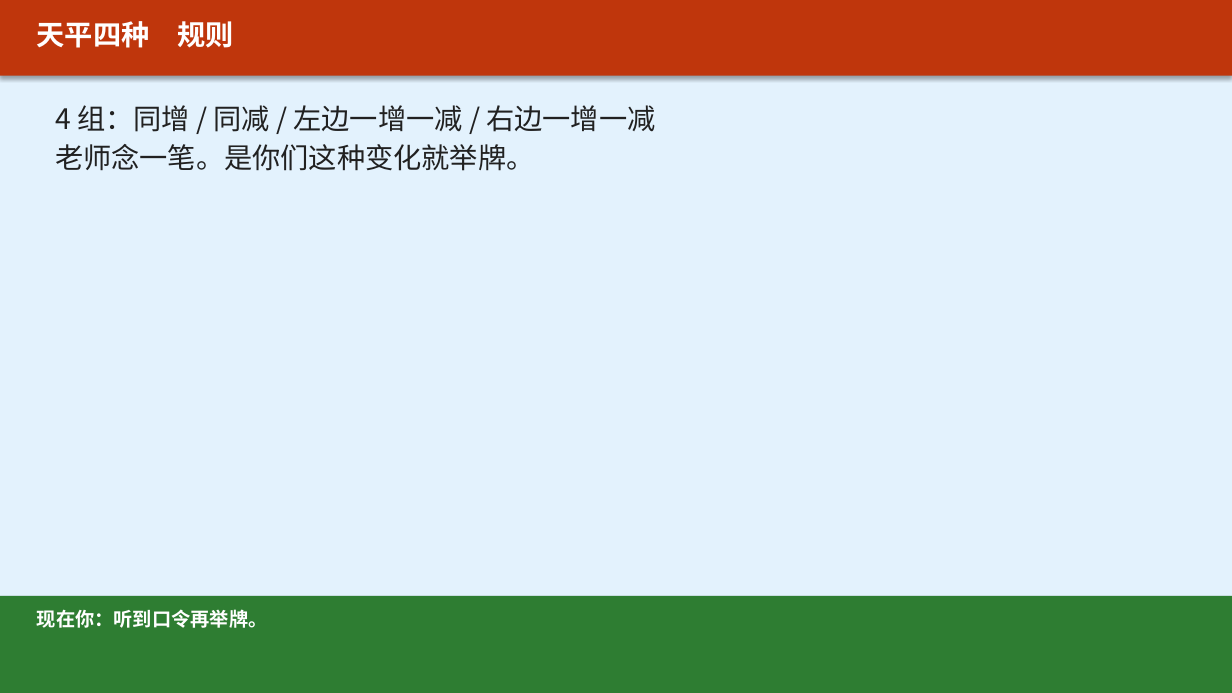
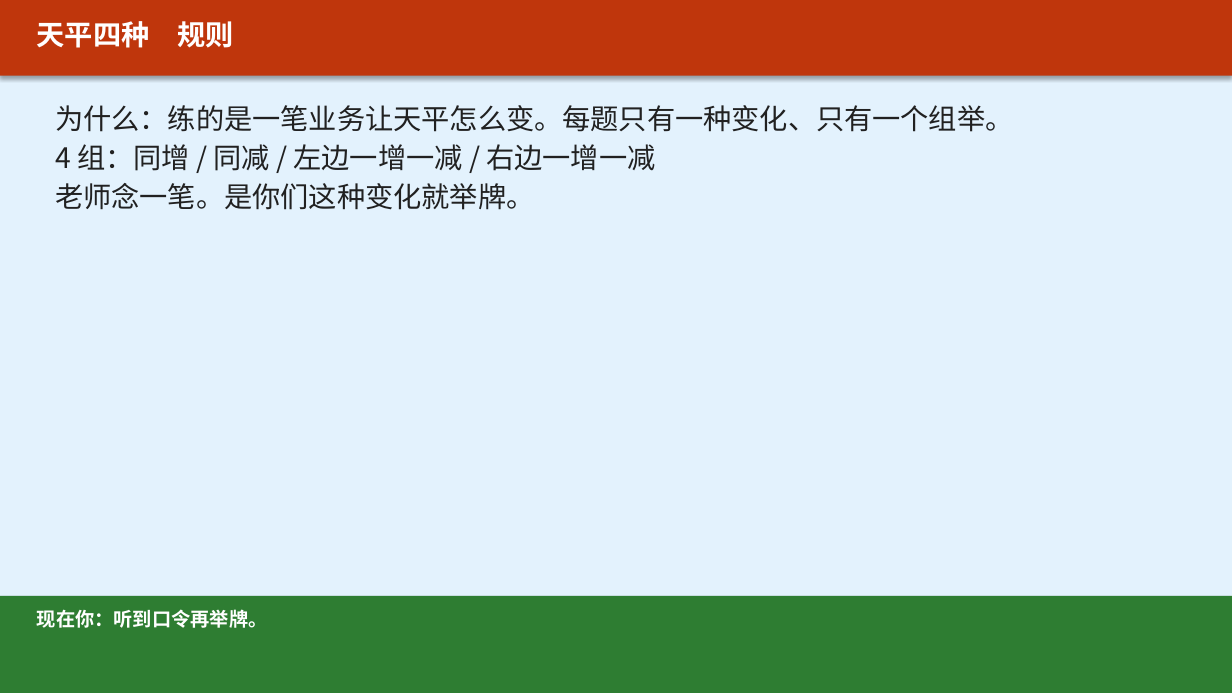
Before and after one commit to xuehui003-1/jichukuaiji, a slide deck: slide 21 of 90_通用工具_全学期复用/90-C14_课堂活动与课后任务_上课投影_v1.0_20260821.pptx. Drawn at 1232x693 pixels with LibreOffice and Linux fonts; fonts in the diff are those of the drawing. Boxes give left, top, right and bottom in pixels: in the first picture for what was removed or moved away, otherwise in the second. Text is boxed around its words. In the diff, an @@ line names an element or a change of style, - is before the commit and + after.

Commit message:
每个任务写清为了什么：图4不再把13和540乘在一起，录音放到下课前那一页

```diff
--- a/90_通用工具_全学期复用/90-C14_课堂活动与课后任务_上课投影_v1.0_20260821.pptx
+++ b/90_通用工具_全学期复用/90-C14_课堂活动与课后任务_上课投影_v1.0_20260821.pptx
@@ text at (55, 105, 1013, 132): paragraph added @@
+为什么：练的是一笔业务让天平怎么变。每题只有一种变化、只有一个组举。
```
Also in this commit, not shown: 4 other slides changed, 7 other files.
